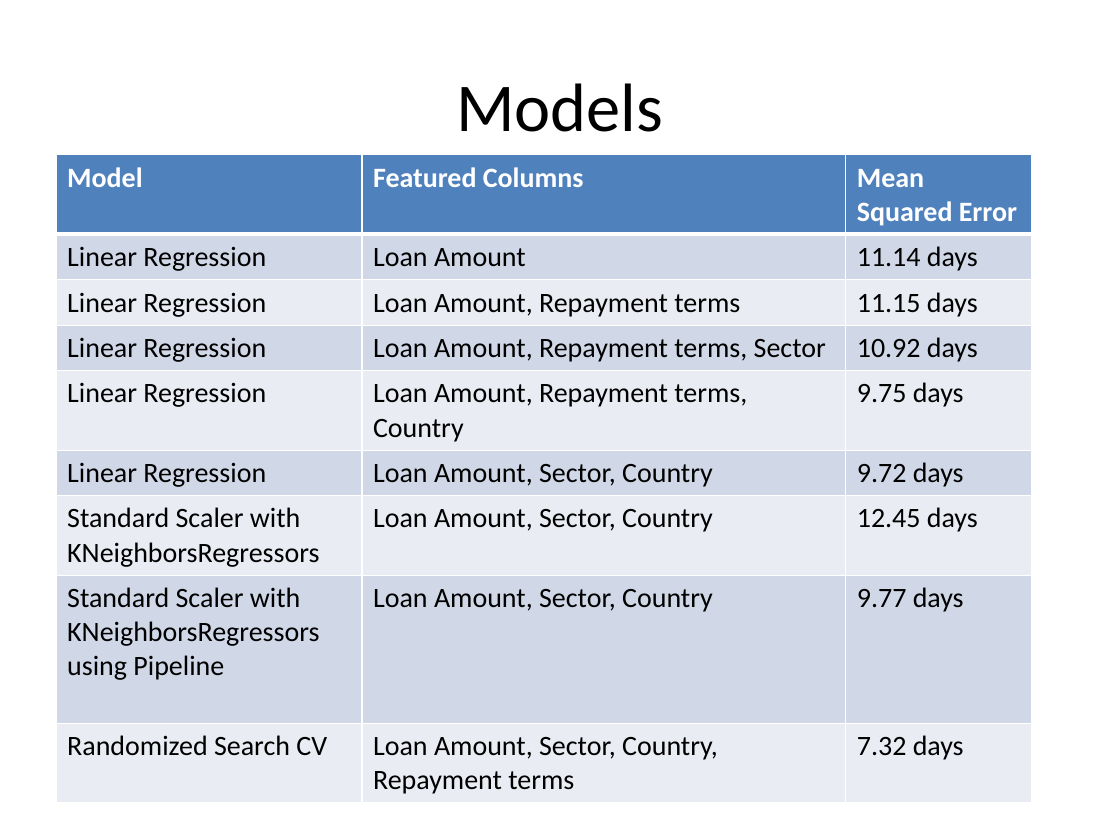
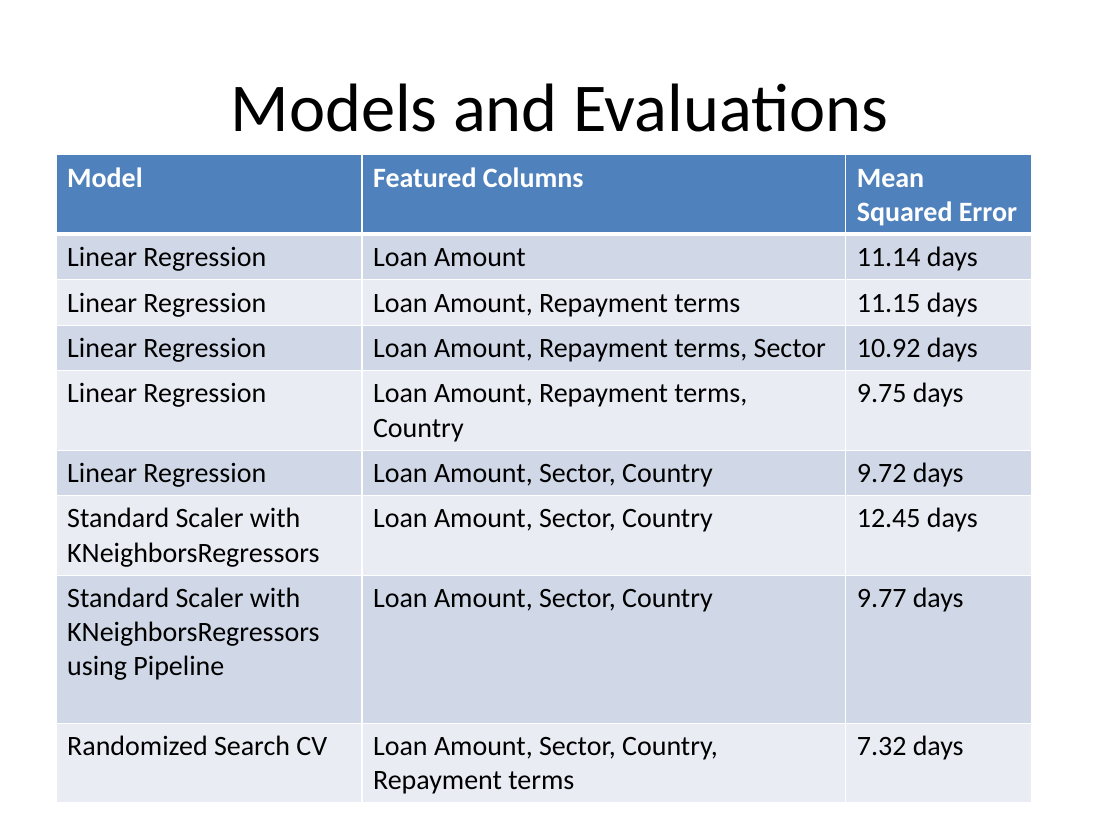
Before and after one commit to balloon457/GA_data_science_class_fall2018, a slide deck: slide 5 of Data Science - Final Project.pptx (slide 4 before the commit). Drawn at 1120x840 pixels with LibreOffice and Linux fonts; fonts in the diff are those of the drawing. Boxes give left, top, right and bottom in pixels: in the first picture for what was removed or moved away, otherwise in the second. Text is boxed around its words. In the diff, an @@ line names an element or a change of style, - is before the commit and + after.

```diff
--- a/Data Science - Final Project.pptx
+++ b/Data Science - Final Project.pptx
@@ title at (x1=231, y1=83, x2=888, y2=132): text changed @@
-Models
+Models and Evaluations
```
Also in this commit, not shown: 1 other slide changed, 1 slide added.
